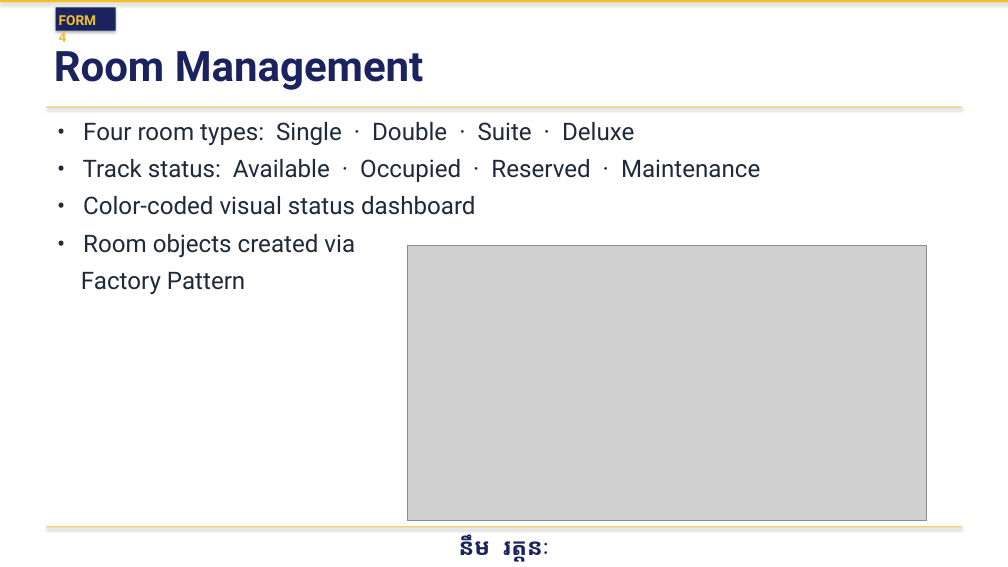
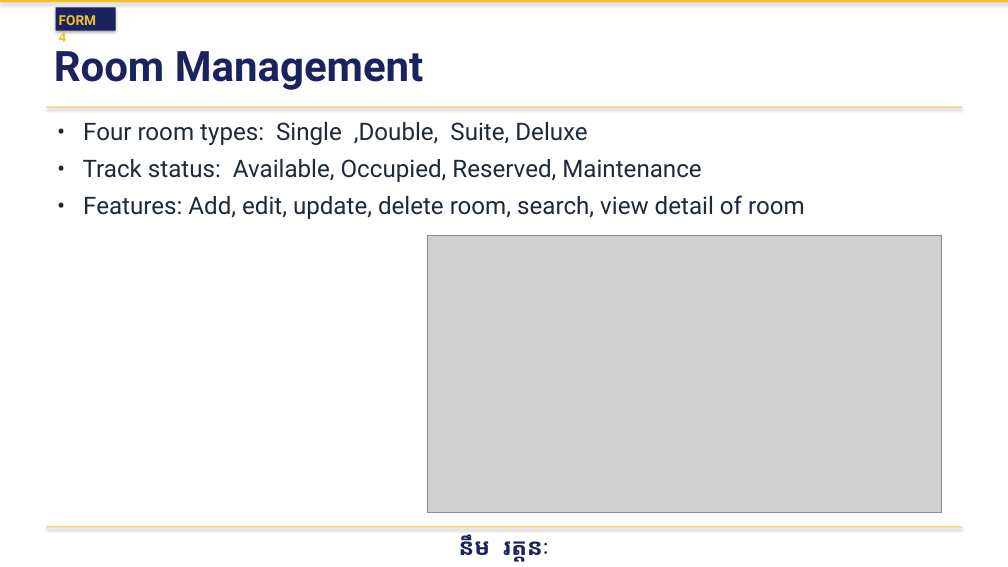
Before and after one commit to Vireakrom/hotel-management-system-OOAD, a slide deck: slide 7 of Documentation/HotelManagementSystem.pptx. Drawn at 1008x567 pixels with LibreOffice and Linux fonts; fonts in the diff are those of the drawing; grey boxes stand for pictures. Boxes give left, top, right and bottom in pixels: in the first picture for what was removed or moved away, otherwise in the second. Text is boxed around its words. In the diff, an @@ line names an element or a change of style, - is before the commit and + after.

```diff
--- a/Documentation/HotelManagementSystem.pptx
+++ b/Documentation/HotelManagementSystem.pptx
@@ text at [83,122,805,219]: text changed @@
-• Four room types: Single · Double · Suite · Deluxe
-• Track status: Available · Occupied · Reserved · Maintenance
-• Color-coded visual status dashboard
-• Room objects created via
-Factory Pattern
+• Four room types: Single ,Double, Suite, Deluxe
+• Track status: Available, Occupied, Reserved, Maintenance
+• Features: Add, edit, update, delete room, search, view detail of room
@@ picture: place and size @@
-picture at [408,245,926,520]
+picture at [427,236,941,512]
```
Also in this commit, not shown: 13 other slides changed, 13 other files.
